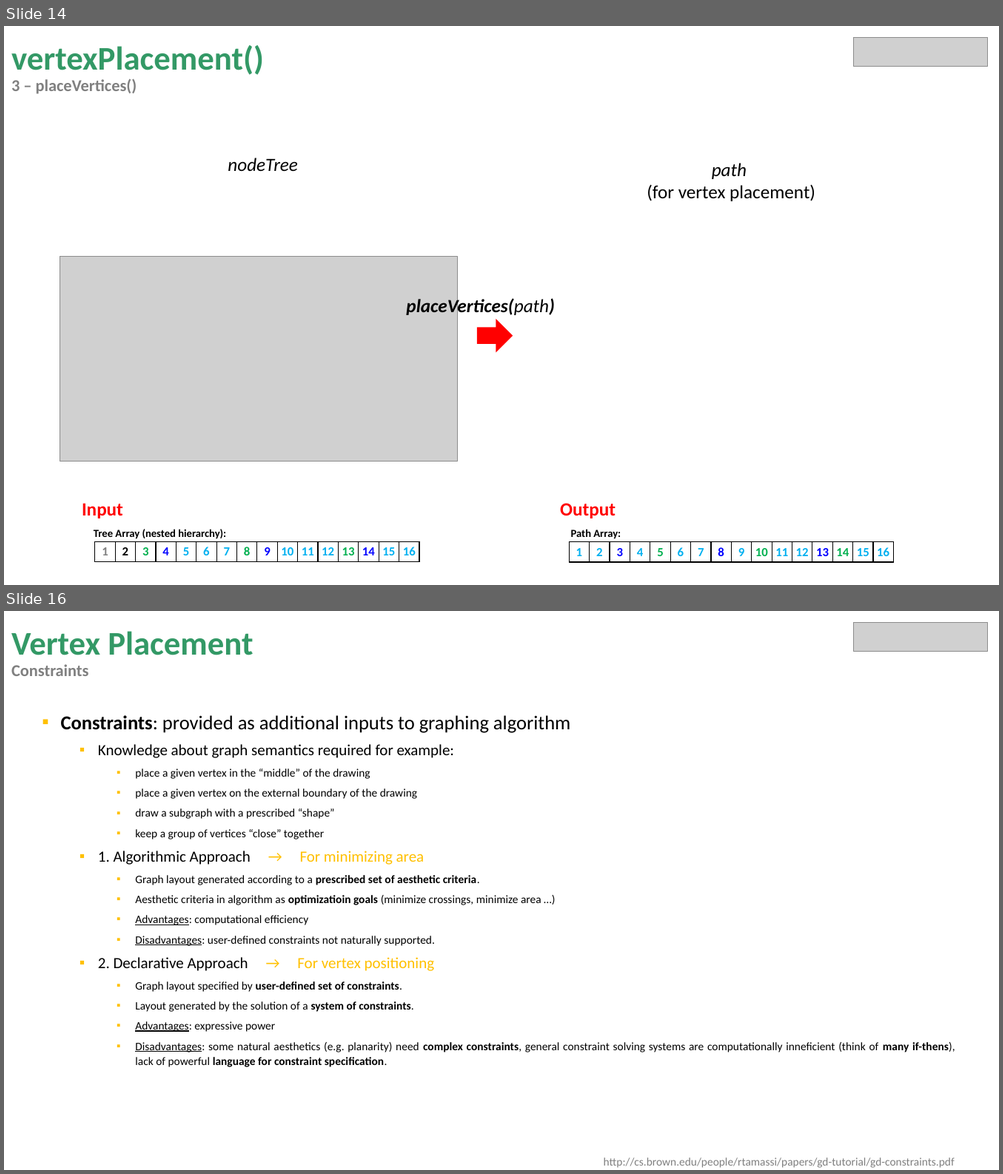
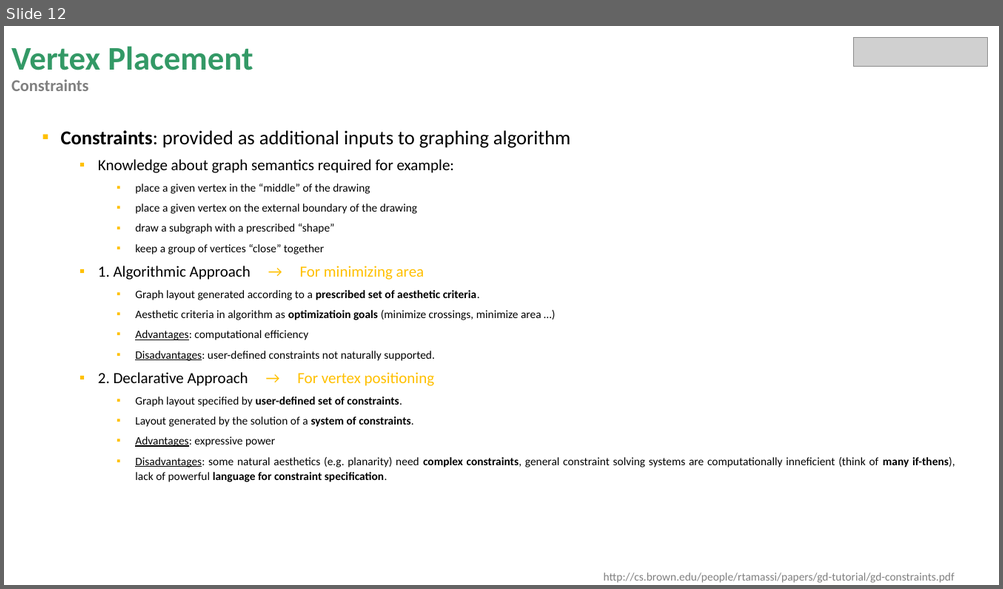
Before and after one commit to miguelrk/tum-mw-bachelorarbeit, a slide deck: 3 Entwicklungsphase/weekly_meeting_13.pptx. Shown one above the other, each under a label of ours: slides 14 and 16 before the commit, slide 12 after it; the slides between them are not shown. The pictures are 1003x1174 and 1003x589 pixels, drawn with LibreOffice and Linux fonts; fonts in the diff are those of the drawing; grey boxes stand for pictures. Boxes give left, top, right and bottom in pixels: in the first picture for what was removed or moved away, otherwise in the second. Text is boxed around its words. In the diff, an @@ line names an element or a change of style, - is before the commit and + after.

Commit message:
Implements vertexPlacement in create-pid-visualization.js

```diff
--- a/3 Entwicklungsphase/weekly_meeting_13.pptx
+++ b/3 Entwicklungsphase/weekly_meeting_13.pptx
@@ slide 14 removed at (x1=4, y1=26, x2=999, y2=585), background #FFFFFF @@
@@ title removed at (x1=11, y1=45, x2=264, y2=94) @@
-vertexPlacement()
-3 – placeVertices()
@@ picture removed at (x1=854, y1=37, x2=988, y2=66) @@
@@ text removed at (x1=227, y1=158, x2=298, y2=171) @@
-nodeTree
@@ text removed at (x1=646, y1=163, x2=815, y2=201) @@
-path
-(for vertex placement)
@@ picture removed at (x1=60, y1=257, x2=458, y2=461) @@
@@ text removed at (x1=406, y1=297, x2=555, y2=317) @@
-placeVertices(path)
@@ right arrow removed at (x1=477, y1=321, x2=512, y2=352) @@
@@ text removed at (x1=82, y1=503, x2=123, y2=519) @@
-Input
@@ text removed at (x1=560, y1=503, x2=615, y2=519) @@
-Output
@@ text removed at (x1=94, y1=529, x2=226, y2=540) @@
-Tree Array (nested hierarchy):
@@ text removed at (x1=571, y1=529, x2=620, y2=540) @@
-Path Array:
@@ table removed at (x1=95, y1=543, x2=418, y2=562), 1 rows, 16 columns @@
-1 | 2 | 3 | 4 | 5 | 6 | 7 | 8 | 9 | 10 | 11 | 12 | 13 | 14 | 15 | 16
@@ table removed at (x1=569, y1=543, x2=891, y2=562), 1 rows, 16 columns @@
-1 | 2 | 3 | 4 | 5 | 6 | 7 | 8 | 9 | 10 | 11 | 12 | 13 | 14 | 15 | 16
@@ what was slide 16 is now slide 12 @@
```
Also in this commit, not shown: 7 slides changed, 1 slide added, 3 other slides removed, 3 other files.
